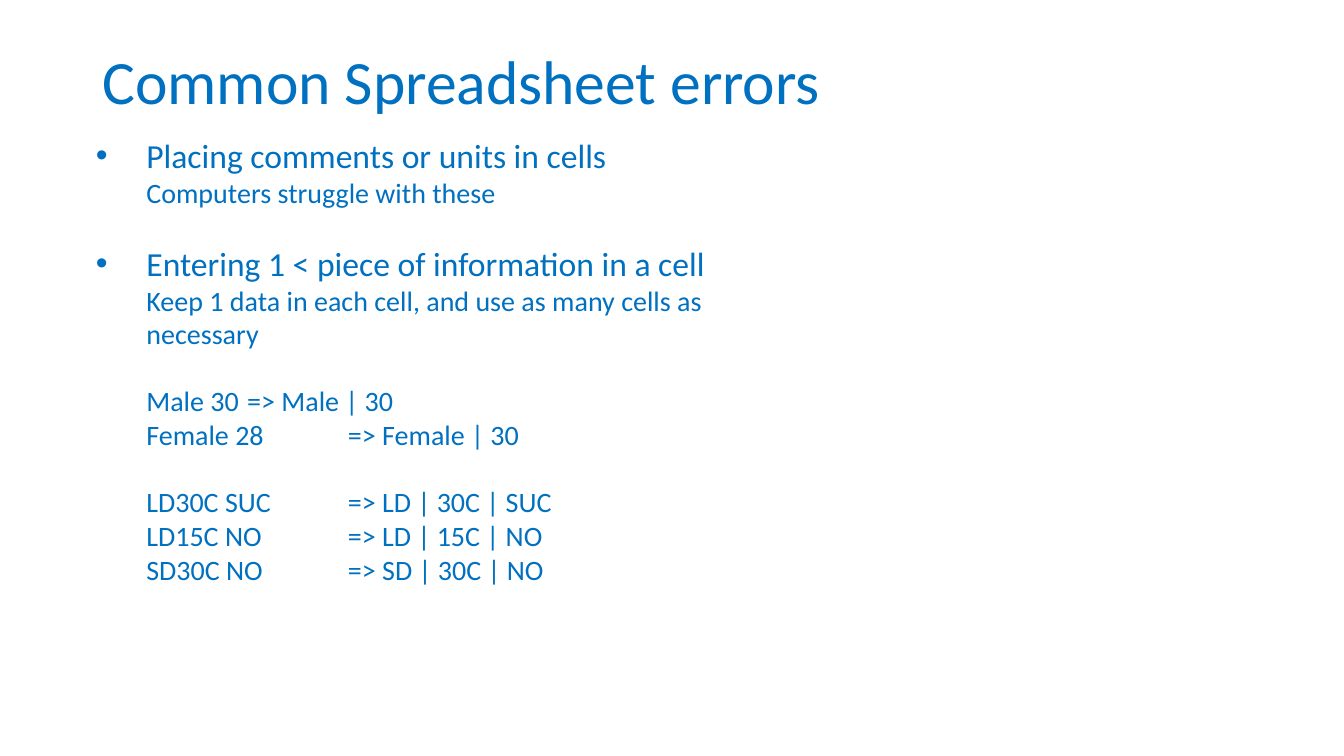
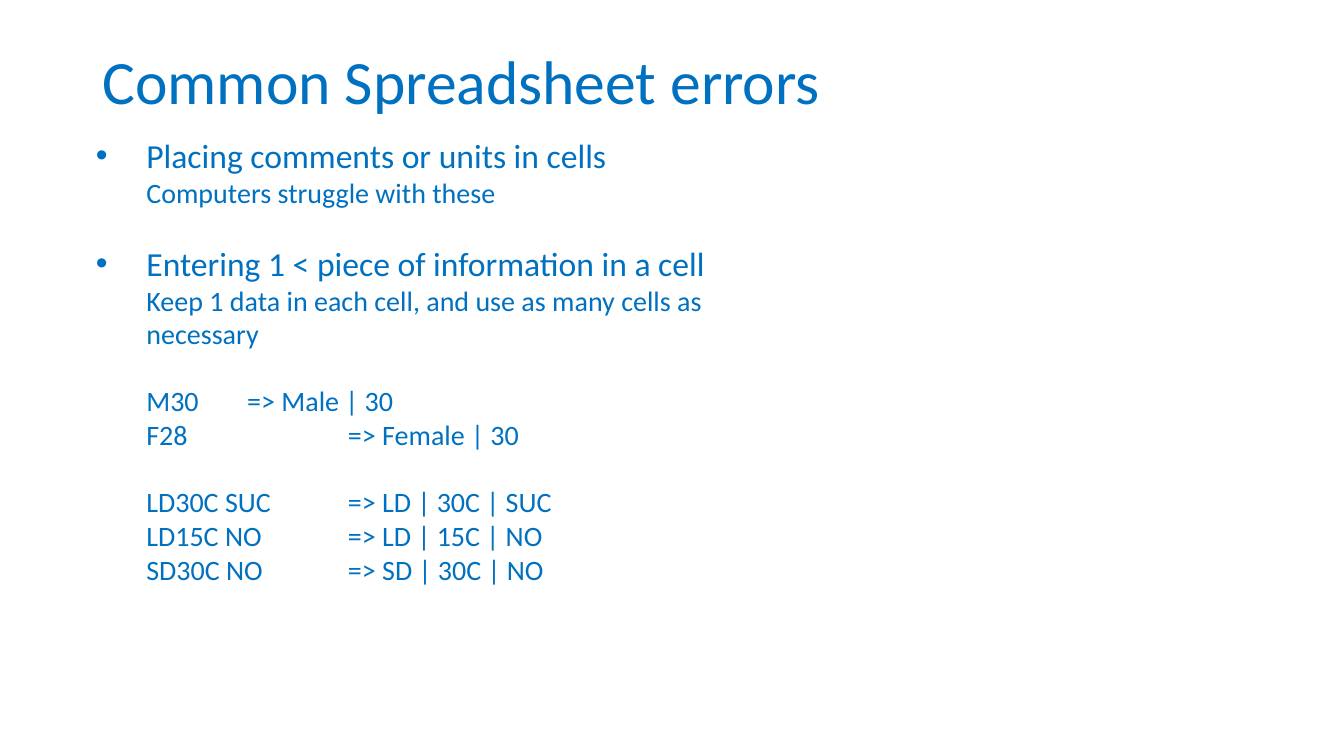
Before and after one commit to tzielins/private-fair-for-busy-biologists, a slide deck: slide 14 of instructors/03_Data-in-excel_v3.3.pptx. Drawn at 1344x756 pixels with LibreOffice and Linux fonts; fonts in the diff are those of the drawing; background and template pictures are left out. Boxes give left, top, right and bottom in pixels: in the first picture for what was removed or moved away, otherwise in the second. Text is boxed around its words. In the diff, an @@ line names an element or a change of style, - is before the commit and + after.

```diff
--- a/instructors/03_Data-in-excel_v3.3.pptx
+++ b/instructors/03_Data-in-excel_v3.3.pptx
@@ text at [146, 391, 518, 446]: text changed @@
-  Male 30 => Male | 30
-  Female 28 => Female | 30
+  M30 => Male | 30
+  F28 => Female | 30
```
Also in this commit, not shown: 12 other files.
